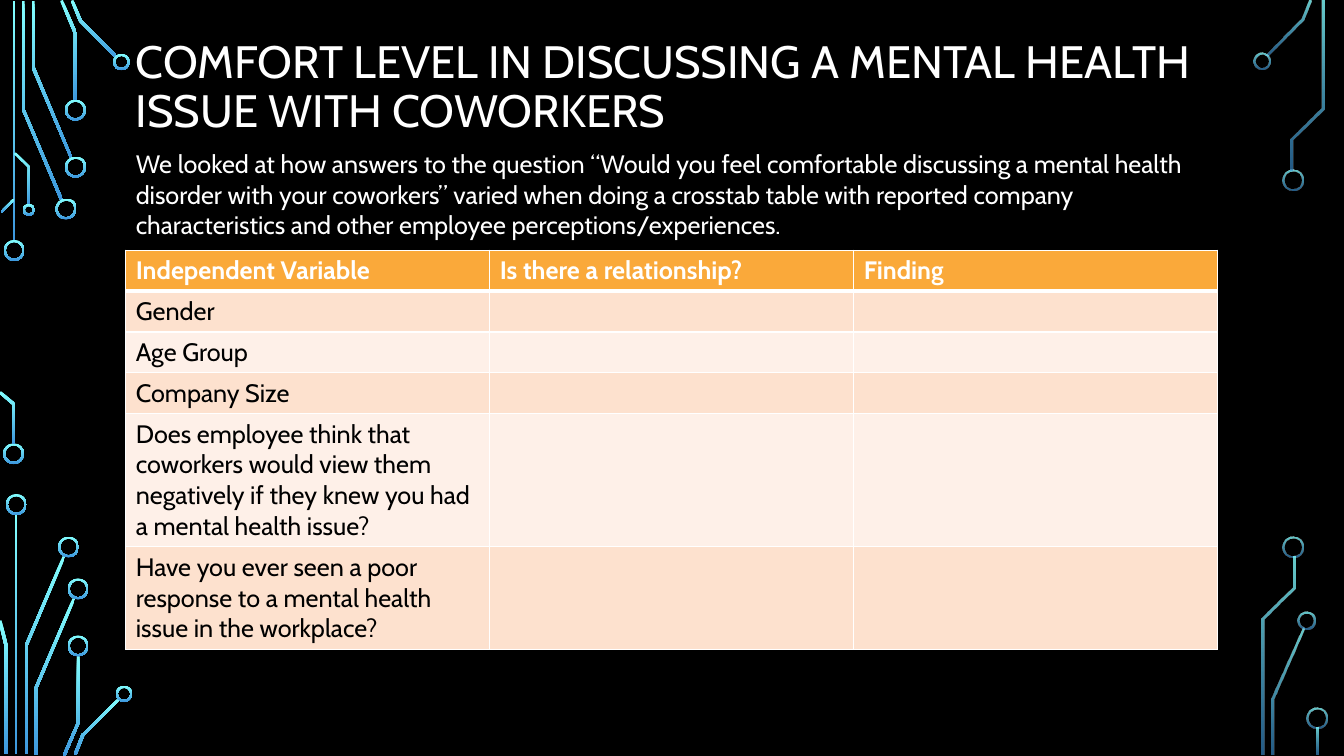
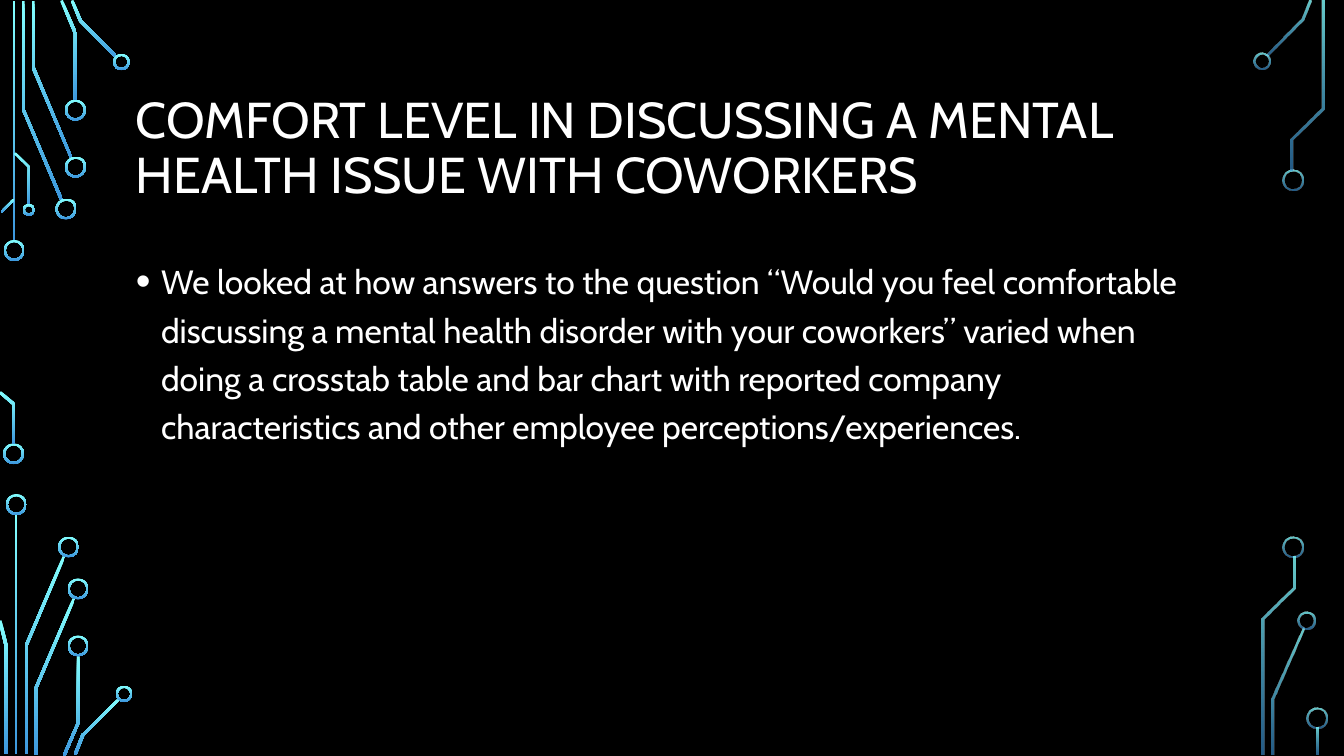
Before and after one commit to shrutih17/INFM600project, a slide deck: slide 15 of Presentation.pptx (slide 14 before the commit). Drawn at 1344x756 pixels with LibreOffice and Linux fonts; fonts in the diff are those of the drawing; background and template pictures are left out. Boxes give left, top, right and bottom in pixels: in the first picture for what was removed or moved away, otherwise in the second. Text is boxed around its words. In the diff, an @@ line names an element or a change of style, - is before the commit and + after.

```diff
--- a/Presentation.pptx
+++ b/Presentation.pptx
@@ title "COMFORT LEVEL IN DISCUSSING A ..." moved from (x1=136, y1=45, x2=1191, y2=128) to (x1=136, y1=102, x2=1114, y2=194) @@
@@ title "COMFORT LEVEL IN DISCUSSING A ..." at (x1=136, y1=102, x2=1114, y2=194): size 32.4 to 36 pt @@
@@ table removed at (x1=126, y1=250, x2=1218, y2=647), 6 rows, 3 columns @@
-Independent Variable | Is there a relationship? | Finding
-Gender |  | 
-Age Group |  | 
-Company Size |  | 
-Does employee think that coworkers would view them negatively if they knew you had a mental health issue? |  | 
-Have you ever seen a poor response to a mental health issue in the workplace? |  | 
@@ text at (x1=161, y1=268, x2=1177, y2=447): text changed; size 18 to 24 pt @@
-We looked at how answers to the question “Would you feel comfortable discussing a mental health disorder with your coworkers” varied when doing a crosstab table with reported company characteristics and other employee perceptions/experiences.
+• We looked at how answers to the question “Would you feel comfortable discussing a mental health disorder with your coworkers” varied when doing a crosstab table and bar chart with reported company characteristics and other employee perceptions/experiences.
```
Also in this commit, not shown: 3 other slides changed, 2 slides added.
